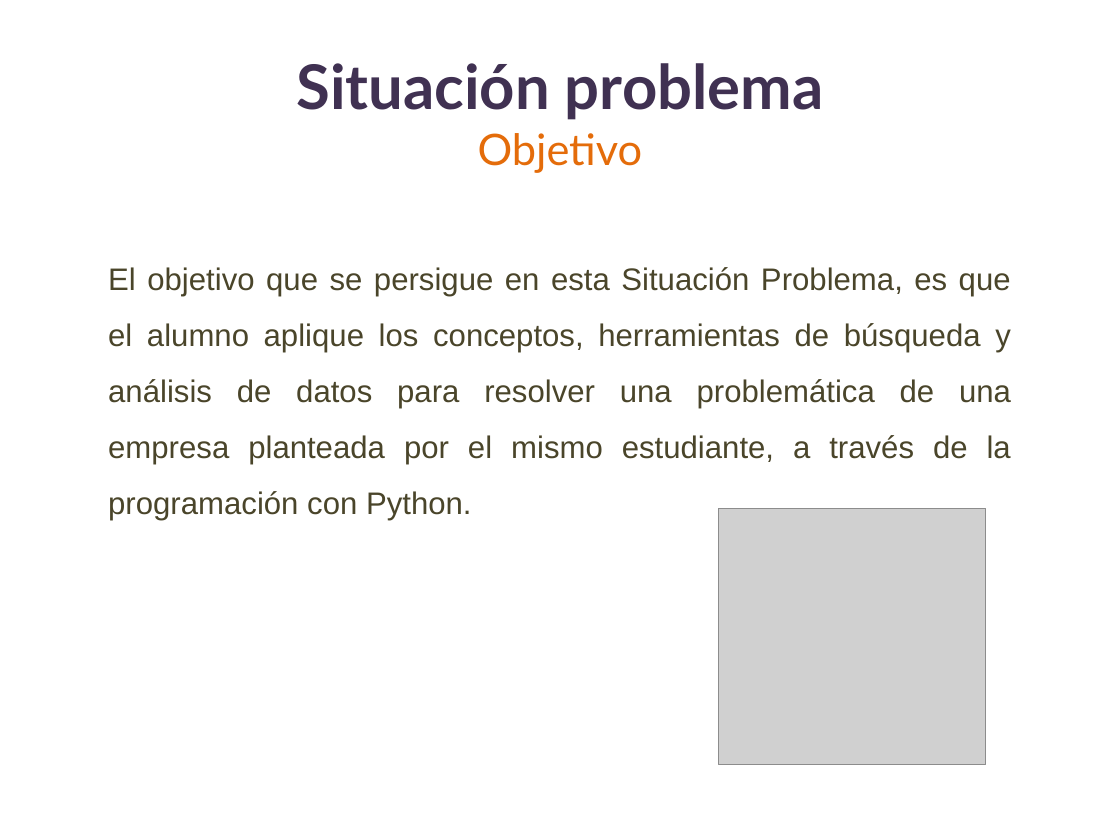
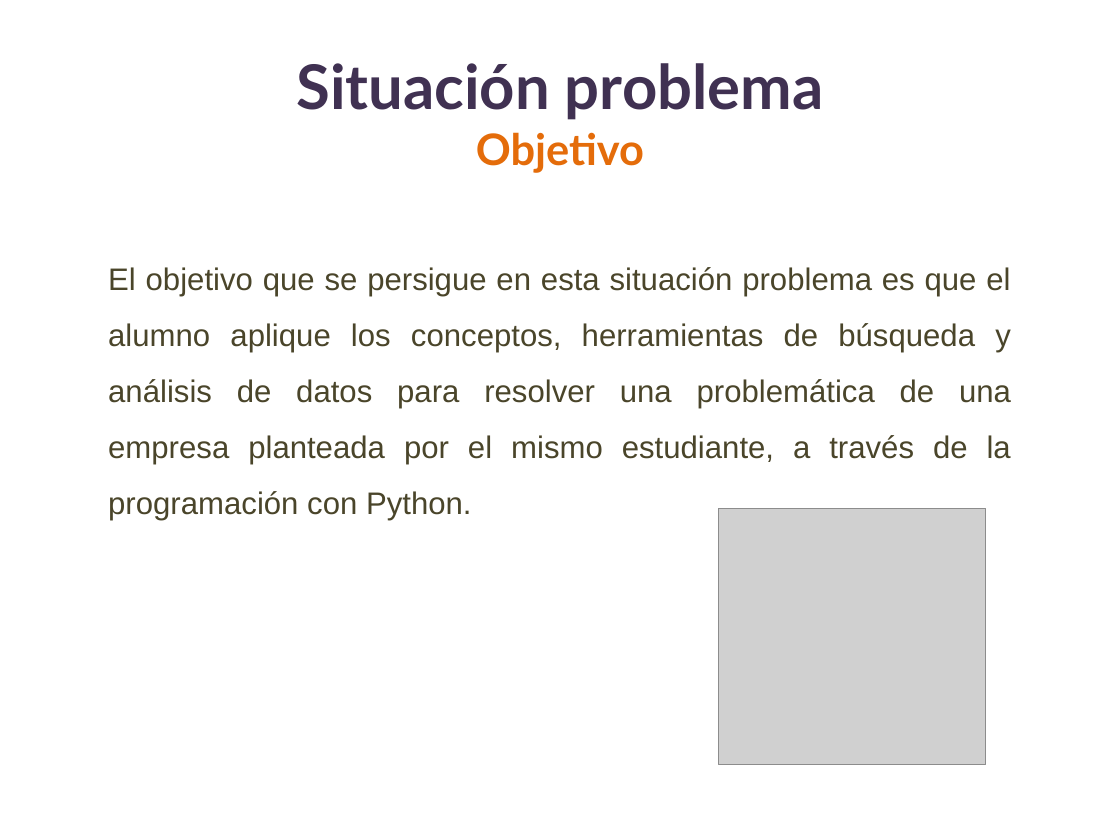
Before and after one commit to lizetheP/PensamientoC, a slide deck: slide 2 of CalendarioAgo2026/proyecto/SITUACION_PROBLEMA.pptx. Drawn at 1120x840 pixels with LibreOffice and Linux fonts; fonts in the diff are those of the drawing; grey boxes stand for pictures. Boxes give left, top, right and bottom in pixels: in the first picture for what was removed or moved away, otherwise in the second. Text is boxed around its words. In the diff, an @@ line names an element or a change of style, - is before the commit and + after.

```diff
--- a/CalendarioAgo2026/proyecto/SITUACION_PROBLEMA.pptx
+++ b/CalendarioAgo2026/proyecto/SITUACION_PROBLEMA.pptx
@@ title "Situación problema Objetivo" at box(296, 63, 823, 173): bold on in "Objetivo" @@
@@ text at box(108, 267, 1011, 520): text changed @@
-El objetivo que se persigue en esta Situación Problema, es que el alumno aplique los conceptos, herramientas de búsqueda y análisis de datos para resolver una problemática de una empresa planteada por el mismo estudiante, a través de la programación con Python.
+El objetivo que se persigue en esta situación problema es que el alumno aplique los conceptos, herramientas de búsqueda y análisis de datos para resolver una problemática de una empresa planteada por el mismo estudiante, a través de la programación con Python.
```
Also in this commit, not shown: 12 other slides changed, 2 slides added, 5 slides removed, 7 other files.
